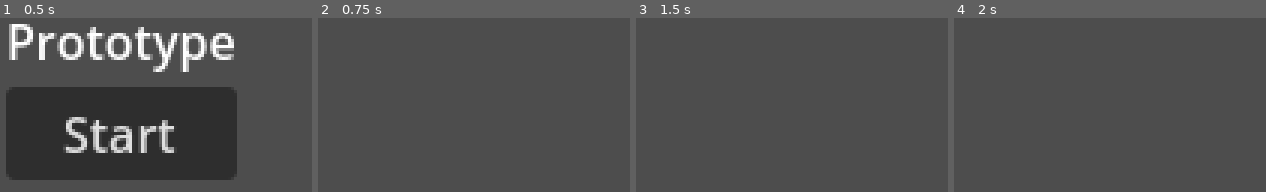
Above: before the commit, frames 1-4 (left to right).
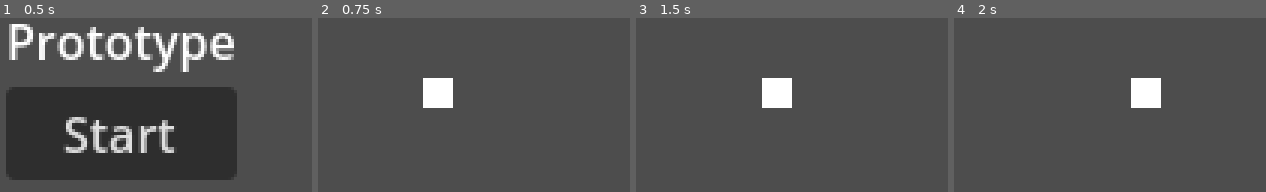
Above: after the commit, the same moments.

Repository: Shtevlogs/prototype-framework
Game: Godot game, scene res://scenes/main.tscn
The game is run twice, just before and just after one commit, with the same random seed, the same clock (stepped at 60 frames per second) and the same inputs.
Inputs:
- Up to frame 1 (0.5 s): no input
- Up to frame 2 (0.75 s): click "Start" at 0.5 s
- Up to frame 3 (1.5 s): tap Enter at 1.25 s; hold Right (ui_right) from 1.28 s (still down); tap Space (space, bound only after the commit) at 1.35 s
- Up to frame 4 (2 s): keep holding Right (ui_right)

Frame 1 is identical in both runs. In frame 2, 1.7% of the frame differs, in the area x 33-44%, y 34-52%; in frame 3, 1.7%; in frame 4, 1.7%.

Commit message:
game state

Diff:
--- /dev/null
+++ b/data/state/player_state.gd
@@ -0,0 +1,4 @@
+class_name PlayerState
+extends Resource
+
+@export var xp := 0
--- a/project.godot
+++ b/project.godot
@@ -23,6 +23,19 @@
 window/stretch/scale=3.0
 window/stretch/scale_mode="integer"
 
+[input]
+
+esc={
+"deadzone": 0.2,
+"events": [Object(InputEventKey,"resource_local_to_scene":false,"resource_name":"","device":-1,"window_id":0,"alt_pressed":false,"shift_pressed":false,"ctrl_pressed":false,"meta_pressed":false,"pressed":false,"keycode":0,"physical_keycode":4194305,"key_label":0,"unicode":0,"location":0,"echo":false,"script":null)
+]
+}
+space={
+"deadzone": 0.2,
+"events": [Object(InputEventKey,"resource_local_to_scene":false,"resource_name":"","device":-1,"window_id":0,"alt_pressed":false,"shift_pressed":false,"ctrl_pressed":false,"meta_pressed":false,"pressed":false,"keycode":0,"physical_keycode":32,"key_label":0,"unicode":32,"location":0,"echo":false,"script":null)
+]
+}
+
 [rendering]
 
 renderer/rendering_method="gl_compatibility"
--- a/scenes/game.tscn
+++ b/scenes/game.tscn
@@ -1,5 +1,17 @@
-[gd_scene format=3 uid="uid://df2mac0t3xwt6"]
+[gd_scene load_steps=4 format=3 uid="uid://df2mac0t3xwt6"]
+
+[ext_resource type="Script" uid="uid://d3spm0lepdbwn" path="res://scripts/managers/game_state_manager.gd" id="1_uwrxv"]
+[ext_resource type="Script" uid="uid://cn16fbg8b8nuc" path="res://scripts/scenes/game.gd" id="1_yqjtg"]
+[ext_resource type="Script" uid="uid://bqba1g51070ds" path="res://scripts/entities/player.gd" id="3_lnu2h"]
 
 [node name="Game" type="Node2D"]
+script = ExtResource("1_yqjtg")
 
 [node name="Camera2D" type="Camera2D" parent="."]
+
+[node name="GameStateManager" type="Node" parent="."]
+script = ExtResource("1_uwrxv")
+
+[node name="Player" type="Polygon2D" parent="."]
+polygon = PackedVector2Array(5, 5, -5, 5, -5, -5, 5, -5)
+script = ExtResource("3_lnu2h")
--- a/scenes/main.tscn
+++ b/scenes/main.tscn
@@ -1,7 +1,8 @@
-[gd_scene load_steps=3 format=3 uid="uid://c1orfar115sdd"]
+[gd_scene load_steps=4 format=3 uid="uid://c1orfar115sdd"]
 
 [ext_resource type="Script" uid="uid://cmr2vwhususcu" path="res://scripts/main.gd" id="1_0wfyh"]
-[ext_resource type="Script" uid="uid://d20m7y22movor" path="res://scripts/scene_manager.gd" id="1_o5qli"]
+[ext_resource type="Script" uid="uid://d20m7y22movor" path="res://scripts/managers/scene_manager.gd" id="1_o5qli"]
+[ext_resource type="Script" uid="uid://bwf3if5b0c1so" path="res://scripts/managers/save_game_manager.gd" id="3_sugp2"]
 
 [node name="Main" type="Node2D"]
 script = ExtResource("1_0wfyh")
@@ -10,3 +11,6 @@
 
 [node name="SceneManager" type="Node" parent="."]
 script = ExtResource("1_o5qli")
+
+[node name="SaveGameManager" type="Node" parent="."]
+script = ExtResource("3_sugp2")
--- /dev/null
+++ b/scripts/entities/player.gd
@@ -0,0 +1,22 @@
+class_name Player
+extends Polygon2D
+
+const PLAYER_SPEED := 35.0
+
+func _process(delta: float) -> void:
+    var dir := Vector2.ZERO
+
+    if Input.is_action_pressed("ui_right"):
+        dir.x += 1
+    if Input.is_action_pressed("ui_left"):
+        dir.x -= 1
+    if Input.is_action_pressed("ui_up"):
+        dir.y -= 1
+    if Input.is_action_pressed("ui_down"):
+        dir.y += 1
+
+    if Input.is_action_just_pressed("space"):
+        GameStateManager.CURRENT.player_state.xp += 1
+        print(str(GameStateManager.CURRENT.player_state.xp))
+
+    position += dir * delta * PLAYER_SPEED
--- /dev/null
+++ b/scripts/managers/game_state_manager.gd
@@ -0,0 +1,8 @@
+class_name GameStateManager
+extends Node
+
+@export var player_state := PlayerState.new()
+
+static var CURRENT : GameStateManager
+func _ready() -> void:
+    CURRENT = self
--- /dev/null
+++ b/scripts/managers/save_game_manager.gd
@@ -0,0 +1,24 @@
+class_name SaveGameManager
+extends Node
+
+const ALWAYS_LOAD_NEW := false
+const SAVE_PATH := "user://save.tscn"
+const GAME_DEFAULT : PackedScene = preload("uid://df2mac0t3xwt6")
+
+static var CURRENT : Game
+
+static func save() -> void:
+    var save_scene := PackedScene.new()
+    save_scene.pack(CURRENT)
+    ResourceSaver.save(save_scene, SAVE_PATH)
+
+static func load() -> Game:
+    if ALWAYS_LOAD_NEW:
+        CURRENT = GAME_DEFAULT.instantiate()
+        return CURRENT
+
+    var current_save : PackedScene = ResourceLoader.load(SAVE_PATH) if ResourceLoader.exists(SAVE_PATH) else null
+    if !current_save:
+        current_save = GAME_DEFAULT
+    CURRENT = current_save.instantiate()
+    return CURRENT
--- a/scripts/scene_manager.gd
+++ b/scripts/managers/scene_manager.gd
@@ -22,5 +22,11 @@
 static func load_scene(scene: SceneId) -> void:
     if _I.scene_root.get_child_count() != 0:
         _I.scene_root.get_child(0).queue_free()
-    var new_scene := _SCENE_PREFABS[scene].instantiate() as Node
+
+    var new_scene : Node = null
+    if scene == SceneId.GAME:
+        new_scene = SaveGameManager.load()
+    else:
+        new_scene = _SCENE_PREFABS[scene].instantiate() as Node
+
     _I.scene_root.add_child(new_scene)
--- /dev/null
+++ b/scripts/scenes/game.gd
@@ -0,0 +1,8 @@
+class_name Game
+extends Node2D
+
+func _process(_delta: float) -> void:
+    if Input.is_action_just_pressed("esc"):
+        SaveGameManager.save()
+        SceneManager.load_scene(SceneManager.SceneId.MAIN_MENU)
+        return
Not shown, added: data/state/player_state.gd.uid
Not shown, added: scripts/entities/player.gd.uid
Not shown, added: scripts/managers/game_state_manager.gd.uid
Not shown, added: scripts/managers/save_game_manager.gd.uid
Renamed: scripts/scene_manager.gd.uid -> scripts/managers/scene_manager.gd.uid
Not shown, added: scripts/scenes/game.gd.uid
